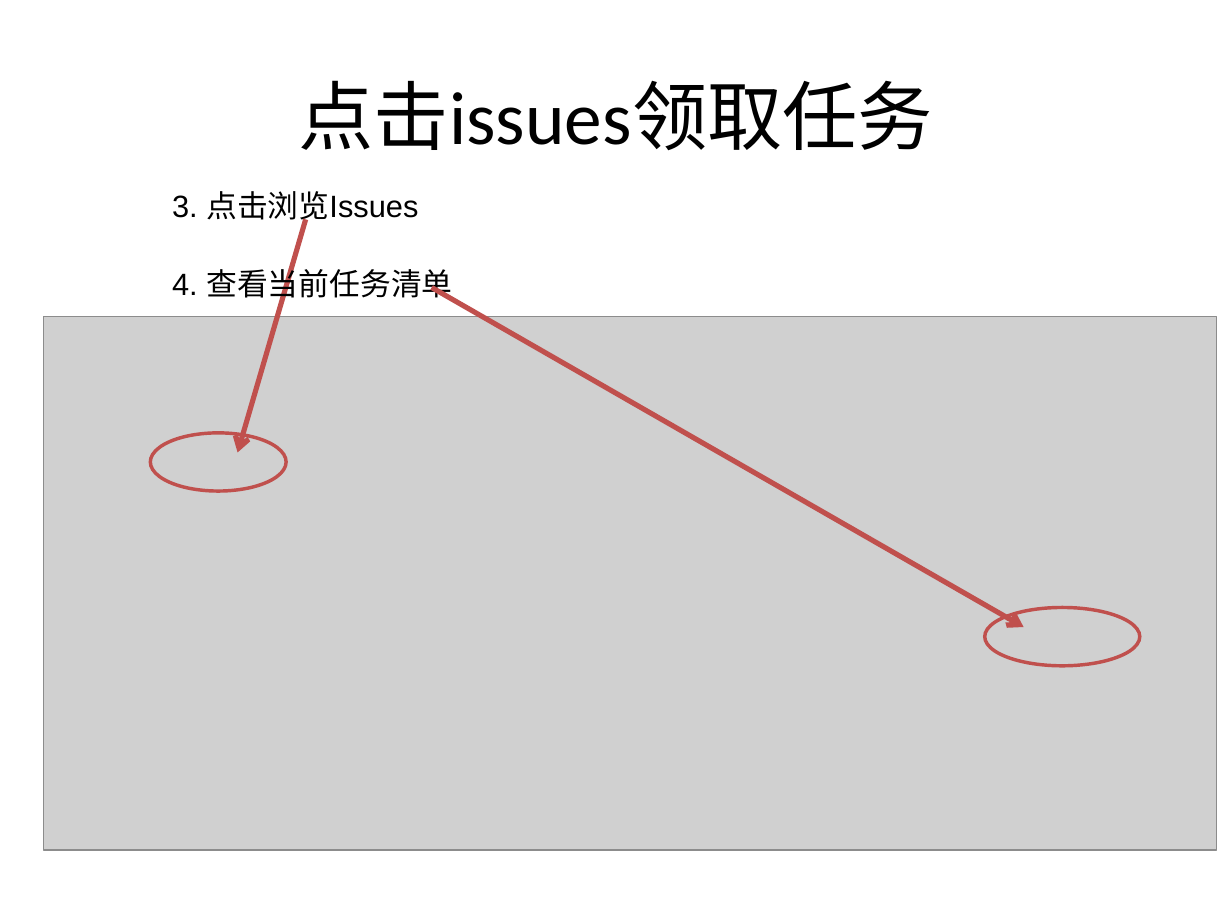
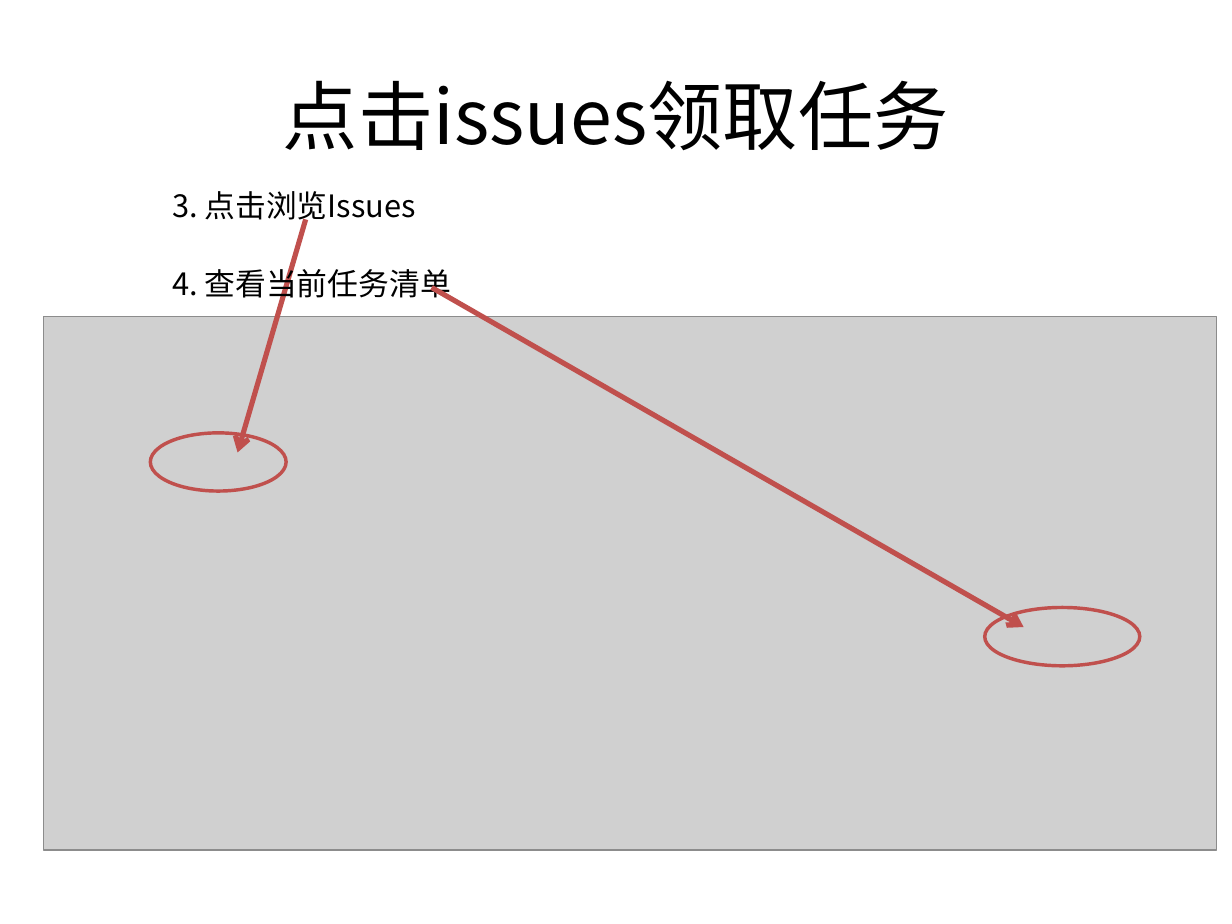
Before and after one commit to parhelia512/manual_dota, a slide deck: slide 5 of readme.ppt. Drawn at 1232x924 pixels with LibreOffice and Linux fonts; fonts in the diff are those of the drawing; grey boxes stand for pictures. Boxes give left, top, right and bottom in pixels: in the first picture for what was removed or moved away, otherwise in the second. Text is boxed around its words. In the diff, an @@ line names an element or a change of style, - is before the commit and + after.

```diff
--- a/readme.ppt
+++ b/readme.ppt
@@ title "点击issues领取任务" at (x1=283, y1=80, x2=949, y2=151): font Calibri to Noto Sans CJK SC @@
@@ text "3. 点击浏览Issues" at (x1=172, y1=191, x2=416, y2=226): font Arial to Noto Sans CJK SC @@
@@ text "4. 查看当前任务清单" at (x1=172, y1=264, x2=451, y2=304): font Arial to Noto Sans CJK SC @@
```
Also in this commit, not shown: 7 other slides changed, 2 slides added, 2 other files.
